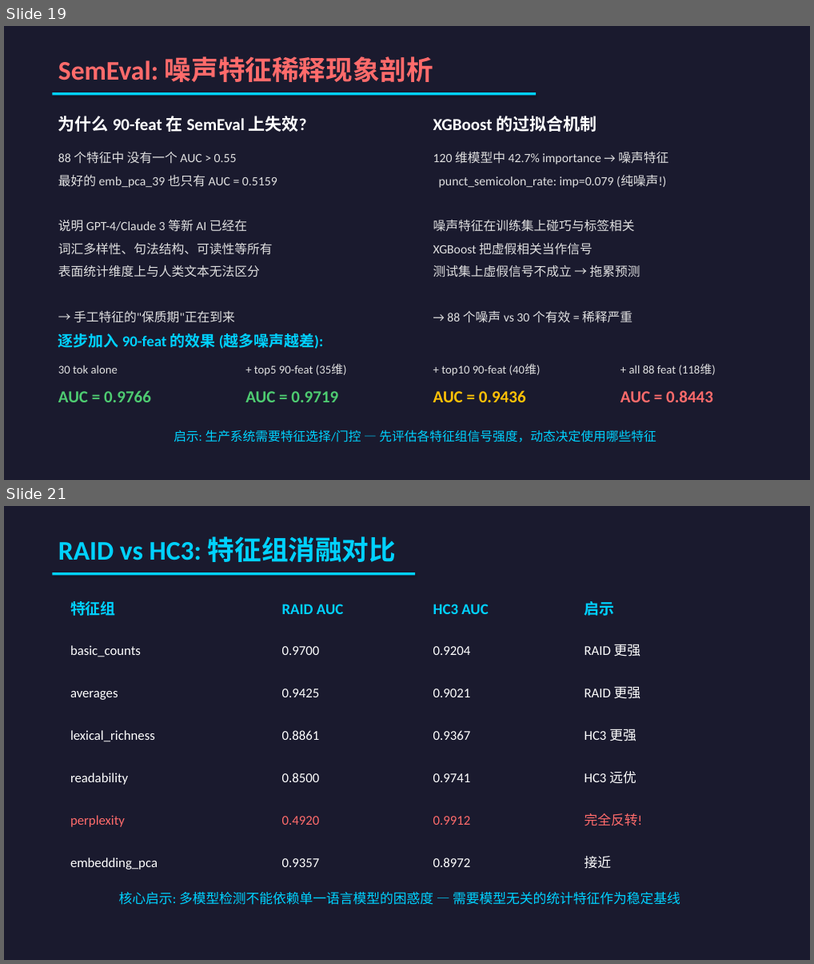
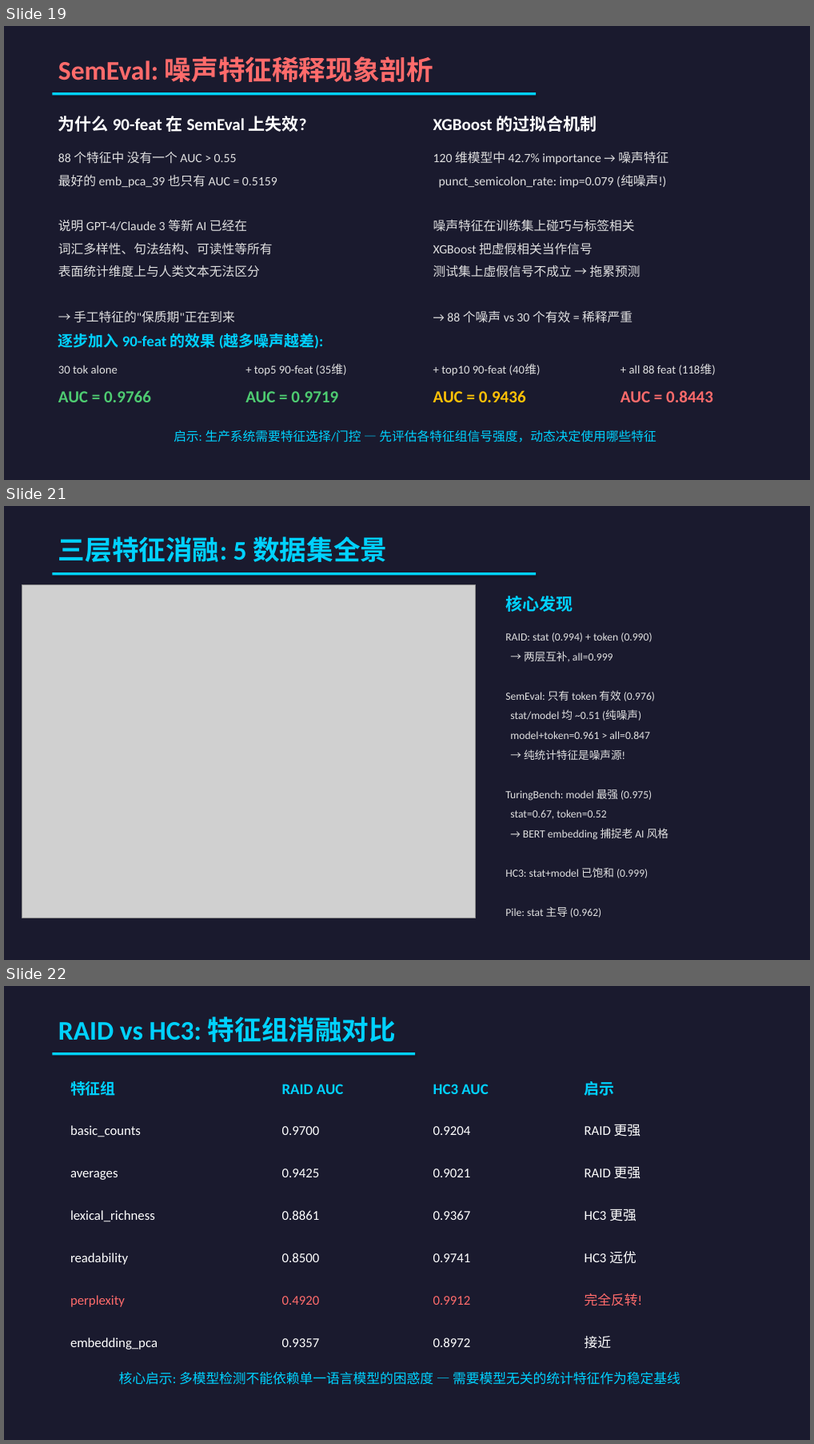
Before and after one commit to HaibinLai/HC3, a slide deck: reports/AIGC_Detection_Presentation.pptx. Shown one above the other, each under a label of ours: slides 19 and 21 before the commit, slides 19, 21 and 22 after it; the slides between them are not shown. The pictures are 814x964 and 814x1444 pixels, drawn with LibreOffice and Linux fonts; fonts in the diff are those of the drawing; grey boxes stand for pictures. Boxes give left, top, right and bottom in pixels: in the first picture for what was removed or moved away, otherwise in the second. Text is boxed around its words. In the diff, an @@ line names an element or a change of style, - is before the commit and + after.

```diff
--- a/reports/AIGC_Detection_Presentation.pptx
+++ b/reports/AIGC_Detection_Presentation.pptx
@@ slide 21 added at (4, 506, 810, 960), background #1A1A2E @@
@@ text added at (58, 536, 387, 563), 32 pt, text #00D2FF, bold @@
+三层特征消融: 5 数据集全景
@@ rectangle added at (52, 572, 536, 575), fill #00D2FF @@
@@ picture added at (22, 584, 476, 917) @@
@@ text added at (506, 596, 573, 612), 20 pt, text #00D2FF, bold @@
+核心发现
@@ text added at (506, 632, 669, 917), 13 pt, text #E0E0E0 @@
+RAID: stat (0.994) + token (0.990)
+→ 两层互补, all=0.999
+SemEval: 只有 token 有效 (0.976)
+stat/model 均 ~0.51 (纯噪声)
+model+token=0.961 > all=0.847
+→ 纯统计特征是噪声源!
+TuringBench: model 最强 (0.975)
+stat=0.67, token=0.52
+→ BERT embedding 捕捉老 AI 风格
+HC3: stat+model 已饱和 (0.999)
+Pile: stat 主导 (0.962)
@@ what was slide 21 is now slide 22 @@
```
Also in this commit, not shown: 2 slides changed, 6 other files.
